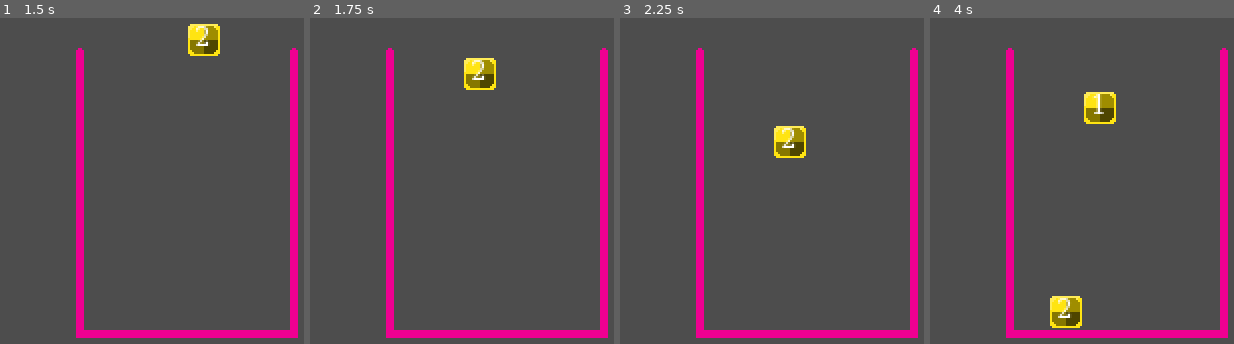
Above: before the commit, frames 1-4 (left to right).
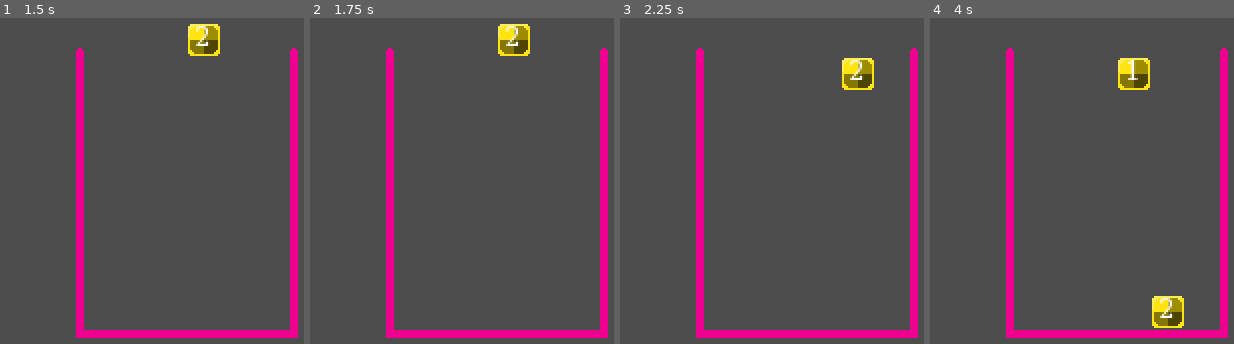
Above: after the commit, the same moments.

Repository: HuskyGameDev/2025f-team2
Game: Godot game, scene res://Scenes/TestScenes/TestScene.tscn
Same seed, same stepped clock (60 frames per second), same inputs: the game is played once before the commit and once after it.
Inputs:
- Up to frame 1 (1.5 s): tap Enter at 0.5 s; hold Right (right) 0.53-1.28 s; hold Tab (ui_text_indent) 0.53-1.28 s; tap Space at 1.25 s; hold Down (down) from 1.28 s (still down); tap Z (release) at 1.35 s
- Up to frame 2 (1.75 s): keep holding Down (down); tap Tab (ui_text_indent) at 1.55 s
- Up to frame 3 (2.25 s): release Down (down) at 2.03 s; hold Right (right) from 2.03 s (still down); hold Tab (ui_text_indent) from 2.03 s (still down)
- Up to frame 4 (4 s): tap Enter at 2.75 s; release Right (right) at 2.78 s; release Tab (ui_text_indent) at 2.78 s; hold Up (up) 2.78-3.53 s; tap Tab (ui_text_indent) at 2.85, 3.8 s; hold Left (left) from 3.53 s (still down); hold Z (release) from 3.53 s (still down)

Frame 1 is identical in both runs. In frame 2, 2.0% of the frame differs, in the area x 50-73%, y 1-23%; in frame 3, 2.0%; in frame 4, 4.1%, in the area x 39-84%, y 12-96%.

Commit message:
Fixing bug

Diff:
--- a/Scripts/Gameplay/Arrow.gd
+++ b/Scripts/Gameplay/Arrow.gd
@@ -1,4 +1,7 @@
 extends BoxHandler
+
+func _init() -> void:
+	bType = BlockType.Arrow
 
 func _updateBoxText():
 	$Label.text = ""
--- a/Scripts/Gameplay/BoxHandler.gd
+++ b/Scripts/Gameplay/BoxHandler.gd
@@ -2,6 +2,8 @@
 class_name BoxHandler
 
 enum BlockColor{Green, Red}
+
+enum BlockType{Block, Arrow}
 
 @export var palletes : Array[Material]
 
@@ -11,6 +13,7 @@
 var bPosition : Vector2i
 
 var bColor : BlockColor = BlockColor.Green
+var bType : BlockType = BlockType.Block
 
 var placed : bool
 
@@ -46,9 +49,11 @@
 		if control:
 			levelGrid.next_block()
 		return
-	if levelGrid.blocks[bPosition.y-1][bPosition.x] != null:
+	if levelGrid.blocks[bPosition.y-1][bPosition.x] != null && levelGrid.blocks[bPosition.y][bPosition.x] != null:
 		if levelGrid.blockCheck(levelGrid.blocks[bPosition.y][bPosition.x], levelGrid.blocks[bPosition.y-1][bPosition.x]):
 			levelGrid.mergeBlocks(levelGrid.blocks[bPosition.y][bPosition.x], levelGrid.blocks[bPosition.y-1][bPosition.x])
+			levelGrid.next_block()
+			return
 		else:
 			await levelGrid.place_block(self)
 			if control:
@@ -75,7 +80,7 @@
 	levelGrid.setPositionOfBlockOnBoard(self)
 
 func moveRight(merge : bool = false):
-	if (bPosition.x + 1) < 0:
+	if (bPosition.x + 1) > levelGrid.grid_size.x - 1:
 		return
 	if levelGrid.blocks[bPosition.y][bPosition.x+1] != null:
 		if merge:
--- a/Scripts/Gameplay/LevelGrid.gd
+++ b/Scripts/Gameplay/LevelGrid.gd
@@ -96,13 +96,11 @@
 func _input(event: InputEvent) -> void:
 	if active_block == null:
 		return
-	if event.is_action_pressed("left"):
+	if event.is_action_pressed("left", true):
 		moveBlockLeft(active_block)
-	if event.is_action_pressed("right"):
+	if event.is_action_pressed("right", true):
 		moveBlockRight(active_block)
-	if event.is_action_pressed("up"):
+	if event.is_action_pressed("up", true):
 		hardDropBlock(active_block)
-	if event.is_action_pressed("down"):
+	if event.is_action_pressed("down", true):
 		moveBlockDown(active_block)
-	if event.is_action_pressed("ui_text_indent"):
-		move_all_blocks_left()
--- a/project.godot
+++ b/project.godot
@@ -25,28 +25,34 @@
 [input]
 
 left={
-"deadzone": 0.2,
+"deadzone": 0.5,
 "events": [Object(InputEventKey,"resource_local_to_scene":false,"resource_name":"","device":-1,"window_id":0,"alt_press …(195 unchanged characters)…
+, Object(InputEventJoypadMotion,"resource_local_to_scene":false,"resource_name":"","device":-1,"axis":0,"axis_value":-1.0,"script":null)
 ]
 }
 right={
-"deadzone": 0.2,
+"deadzone": 0.5,
 "events": [Object(InputEventKey,"resource_local_to_scene":false,"resource_name":"","device":-1,"window_id":0,"alt_press …(195 unchanged characters)…
+, Object(InputEventJoypadMotion,"resource_local_to_scene":false,"resource_name":"","device":-1,"axis":0,"axis_value":1.0,"script":null)
 ]
 }
 up={
-"deadzone": 0.2,
+"deadzone": 0.5,
 "events": [Object(InputEventKey,"resource_local_to_scene":false,"resource_name":"","device":-1,"window_id":0,"alt_press …(195 unchanged characters)…
+, Object(InputEventJoypadMotion,"resource_local_to_scene":false,"resource_name":"","device":-1,"axis":1,"axis_value":-1.0,"script":null)
 ]
 }
 down={
-"deadzone": 0.2,
+"deadzone": 0.5,
 "events": [Object(InputEventKey,"resource_local_to_scene":false,"resource_name":"","device":-1,"window_id":0,"alt_press …(195 unchanged characters)…
+, Object(InputEventJoypadMotion,"resource_local_to_scene":false,"resource_name":"","device":-1,"axis":1,"axis_value":1.0,"script":null)
 ]
 }
 release={
-"deadzone": 0.2,
+"deadzone": 0.5,
 "events": [Object(InputEventKey,"resource_local_to_scene":false,"resource_name":"","device":-1,"window_id":0,"alt_press …(192 unchanged characters)…
+, Object(InputEventJoypadButton,"resource_local_to_scene":false,"resource_name":"","device":-1,"button_index":2,"pressure":0.0,"pressed":true,"script":null)
+, Object(InputEventJoypadButton,"resource_local_to_scene":false,"resource_name":"","device":-1,"button_index":0,"pressure":0.0,"pressed":true,"script":null)
 ]
 }
 
